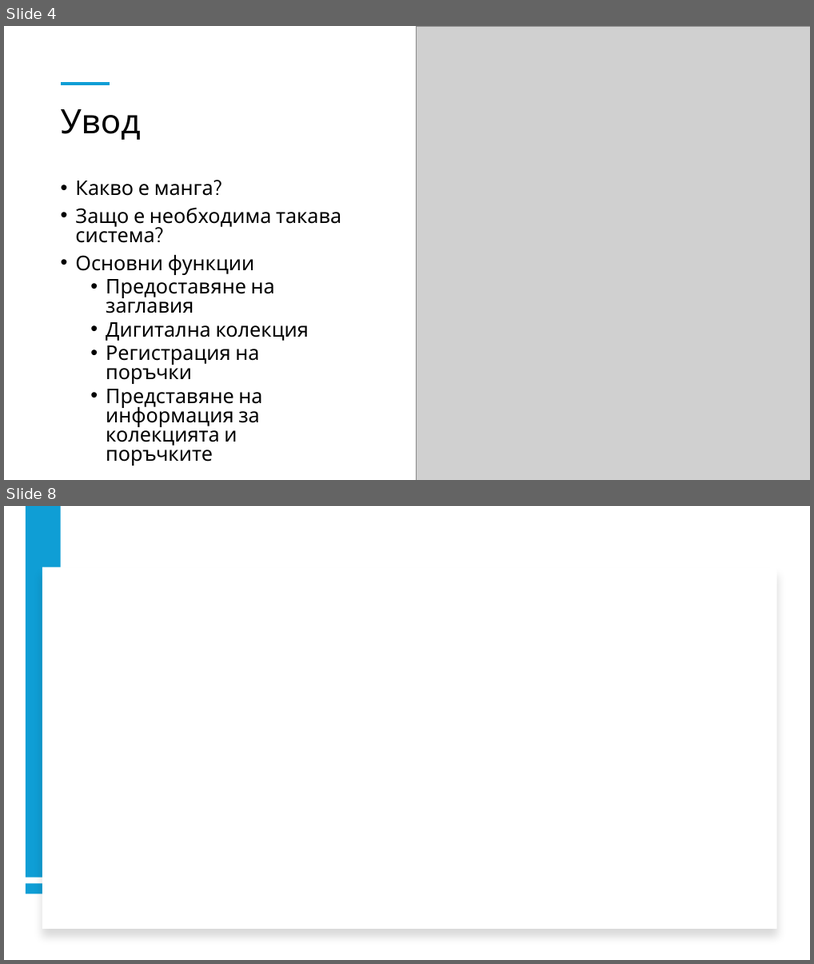
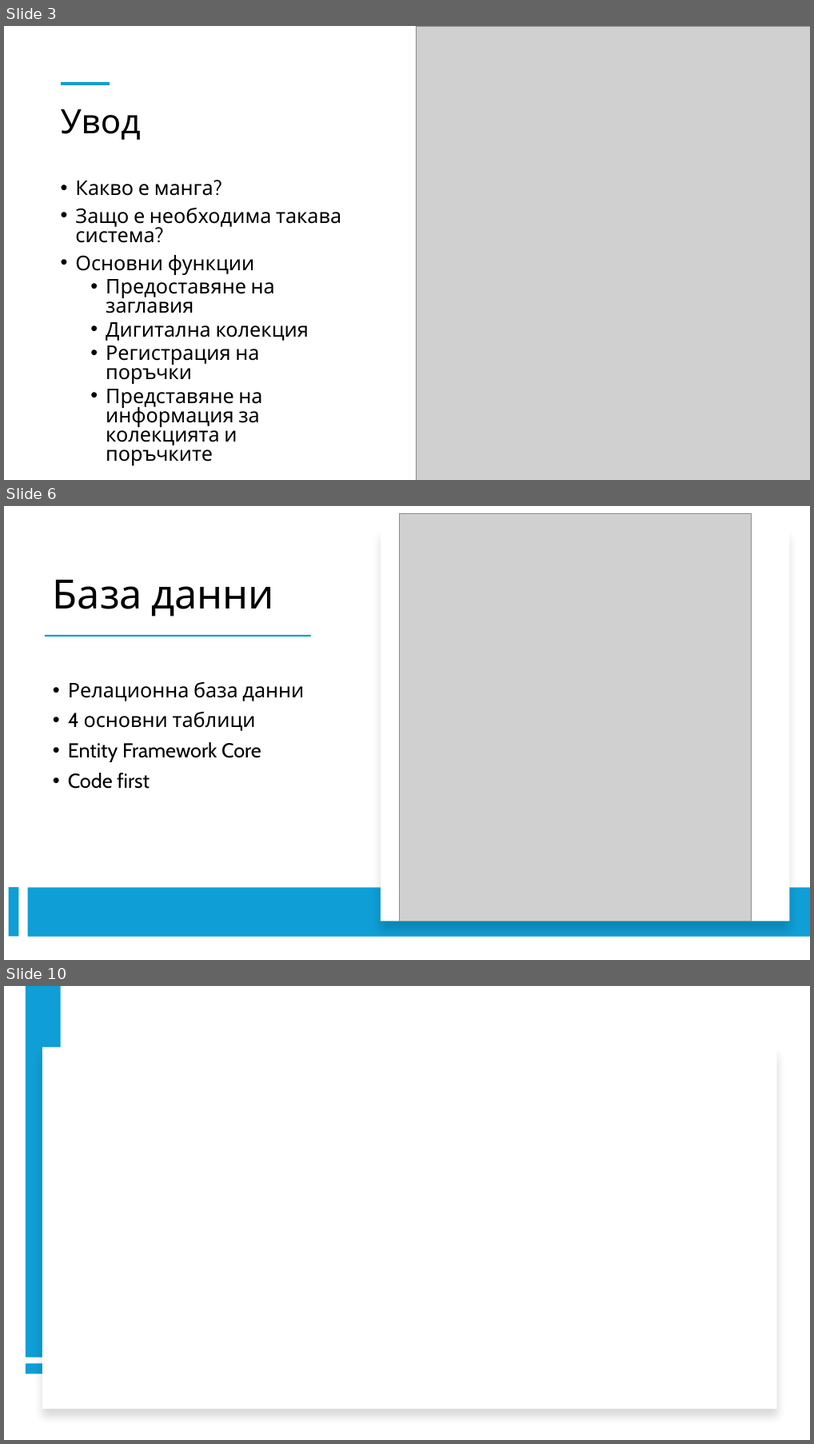
Before and after one commit to Exonault/BooksAPI, a slide deck: Document/Presentation.pptx. Shown one above the other, each under a label of ours: slides 4 and 8 before the commit, slides 3, 6 and 10 after it; the slides between them are not shown. The pictures are 814x964 and 814x1444 pixels, drawn with LibreOffice and Linux fonts; fonts in the diff are those of the drawing; grey boxes stand for pictures. Boxes give left, top, right and bottom in pixels: in the first picture for what was removed or moved away, otherwise in the second. Text is boxed around its words. In the diff, an @@ line names an element or a change of style, - is before the commit and + after.

```diff
--- a/Document/Presentation.pptx
+++ b/Document/Presentation.pptx
@@ slide 6 added at (x1=4, y1=506, x2=810, y2=960), background #FFFFFF @@
@@ rectangle added at (x1=381, y1=529, x2=790, y2=921), fill #FFFFFF @@
@@ picture added at (x1=400, y1=513, x2=752, y2=921) @@
@@ title added at (x1=53, y1=580, x2=274, y2=616), 48 pt, text #000000 @@
+База данни
@@ rectangle added at (x1=45, y1=635, x2=310, y2=636), fill #0F9ED5 @@
@@ text added at (x1=68, y1=681, x2=304, y2=788), 24 pt, text #000000 @@
+• Релационна база данни
+• 4 основни таблици
+• Entity Framework Core
+• Code first
@@ rectangle added at (x1=8, y1=887, x2=18, y2=936), fill #0F9ED5 @@
@@ rectangle added at (x1=28, y1=888, x2=810, y2=936), fill #0F9ED5 @@
@@ what was slide 4 is now slide 3 @@
@@ what was slide 8 is now slide 10 @@
```
Also in this commit, not shown: 3 slides changed, 4 other slides added, 2 slides removed.
